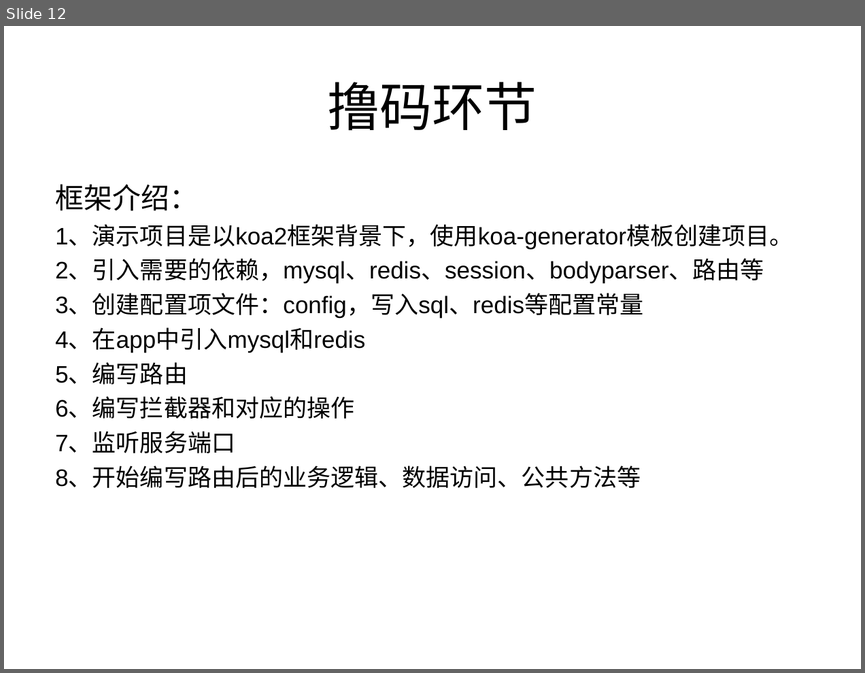
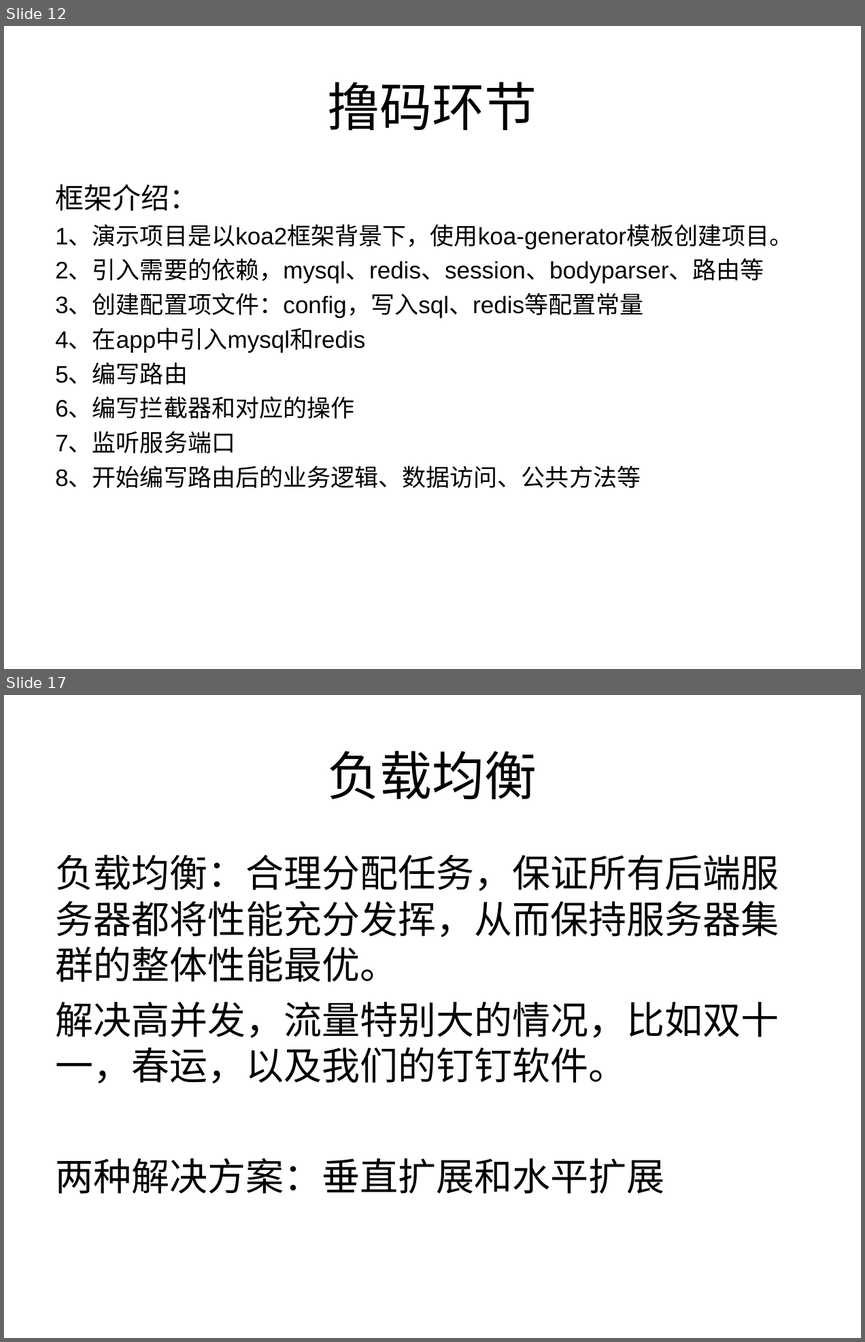
Before and after one commit to Alan055/node-koa, a slide deck: Alan-node解读.ppt. Shown one above the other, each under a label of ours: slide 12 before the commit, slides 12 and 17 after it; the slides between them are not shown. The pictures are 865x673 and 865x1342 pixels, drawn with LibreOffice and Linux fonts; fonts in the diff are those of the drawing. Boxes give left, top, right and bottom in pixels: in the first picture for what was removed or moved away, otherwise in the second. Text is boxed around its words. In the diff, an @@ line names an element or a change of style, - is before the commit and + after.

```diff
--- a/Alan-node解读.ppt
+++ b/Alan-node解读.ppt
@@ slide 17 added at [4, 695, 861, 1338], background #FFFFFF @@
@@ title added at [328, 751, 537, 800], 44 pt, text #000000 @@
+负载均衡
@@ text added at [55, 855, 779, 1193], 32 pt, text #000000 @@
+负载均衡：合理分配任务，保证所有后端服务器都将性能充分发挥，从而保持服务器集群的整体性能最优。
+解决高并发，流量特别大的情况，比如双十一，春运，以及我们的钉钉软件。
+两种解决方案：垂直扩展和水平扩展
```
Also in this commit, not shown: 6 other slides added, 26 other files.
